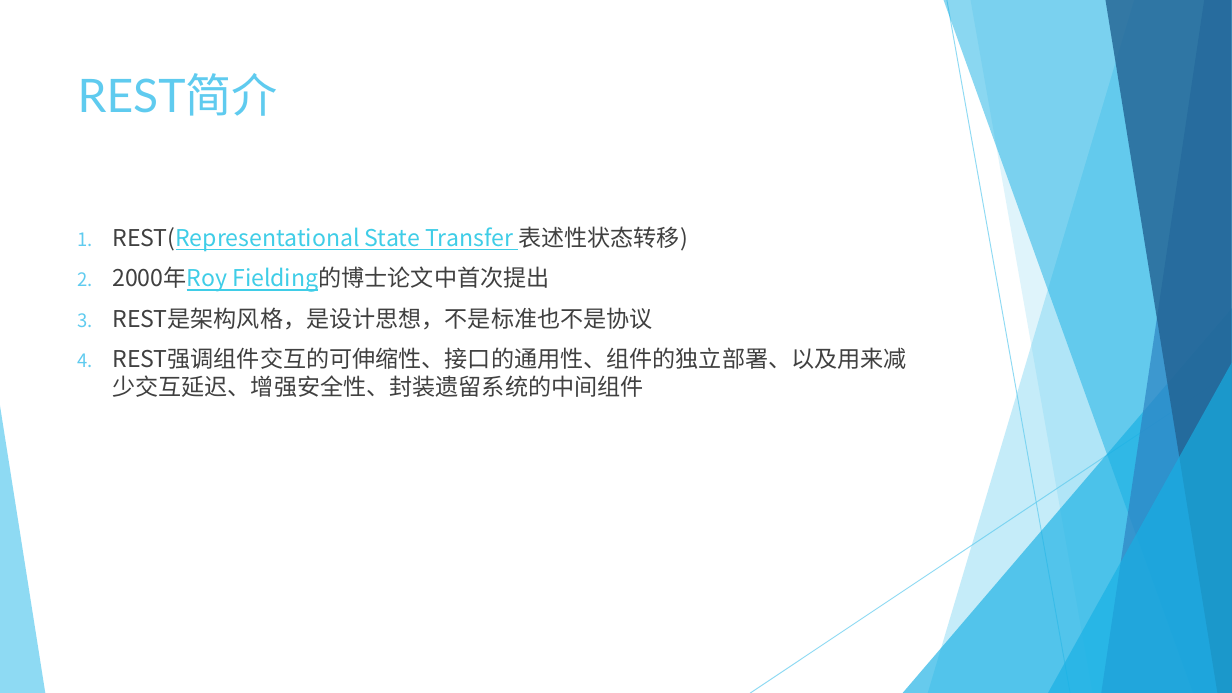
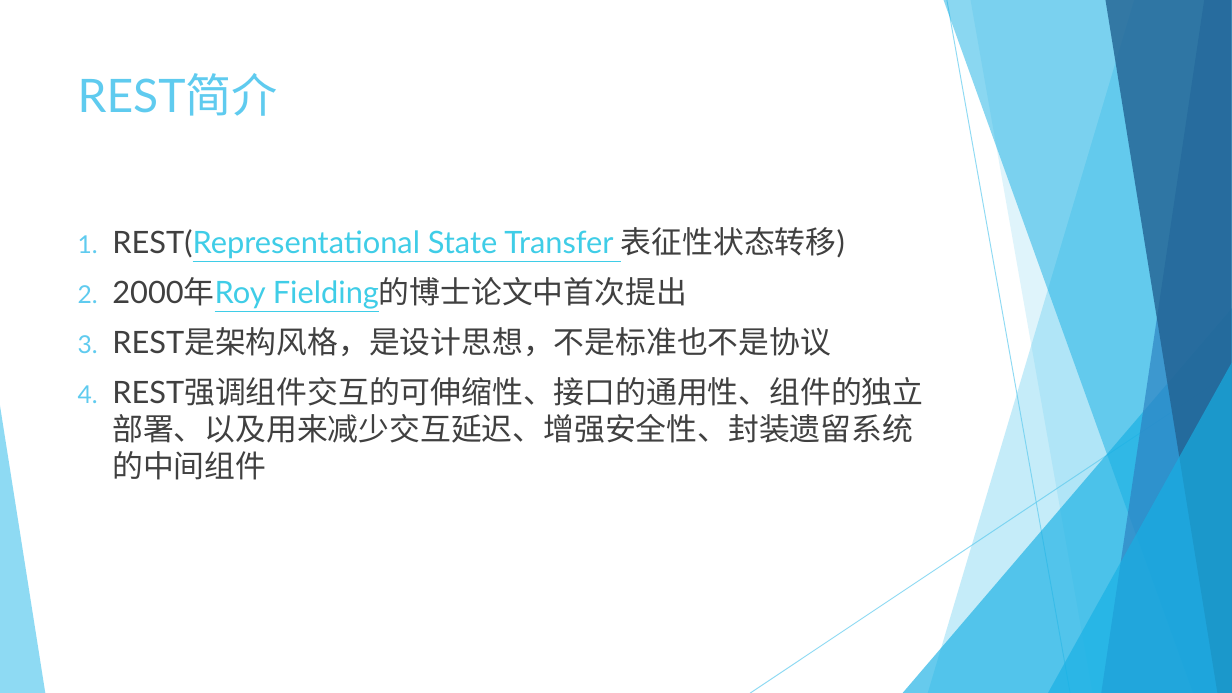
Before and after one commit to Crab2died/micro-boot, a slide deck: slide 3 of rest-api/RESTful.pptx. Drawn at 1232x693 pixels with LibreOffice and Linux fonts; fonts in the diff are those of the drawing. Boxes give left, top, right and bottom in pixels: in the first picture for what was removed or moved away, otherwise in the second. Text is boxed around its words. In the diff, an @@ line names an element or a change of style, - is before the commit and + after.

```diff
--- a/rest-api/RESTful.pptx
+++ b/rest-api/RESTful.pptx
@@ text at [112,227,845,259]: text changed; size 18 to 24 pt; font Noto Sans CJK SC to Lato @@
-1. REST(Representational State Transfer 表述性状态转移)
+1. REST(Representational State Transfer 表征性状态转移)
@@ text at [112,277,923,480]: size 18 to 24 pt, font Noto Sans CJK SC to Lato in "2000年Roy Fielding的博士论文中首次提出", "REST是架构风格，是设计思想，不是标准也不是协议", "REST强调组件交互的可伸缩性、接口的通用性、组件的独立部署、以及用来减少交互延迟、增强安全性、封装遗留系统的中间组件" @@
```
Also in this commit, not shown: 12 other slides changed, 6 slides added.
